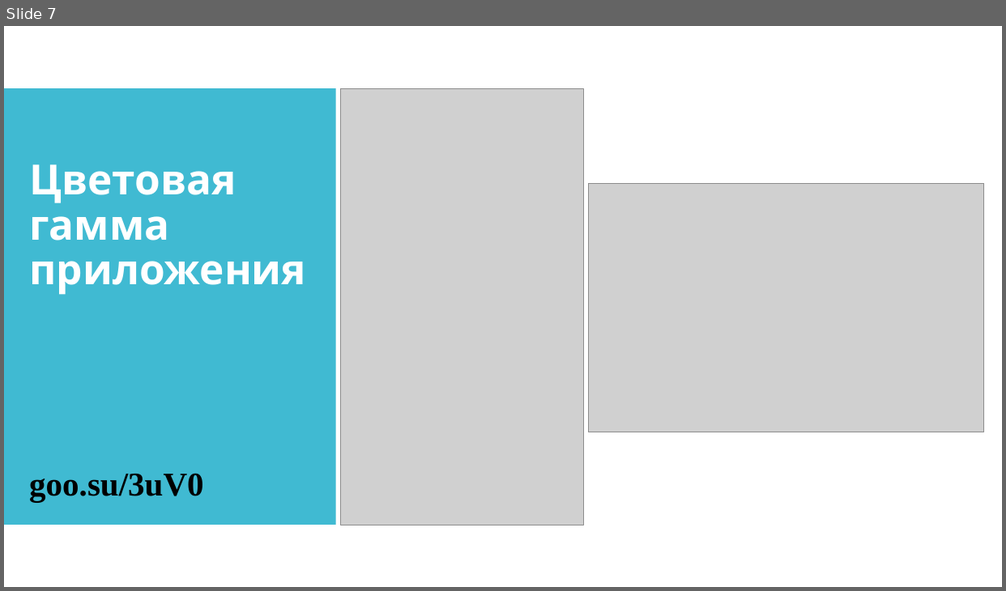
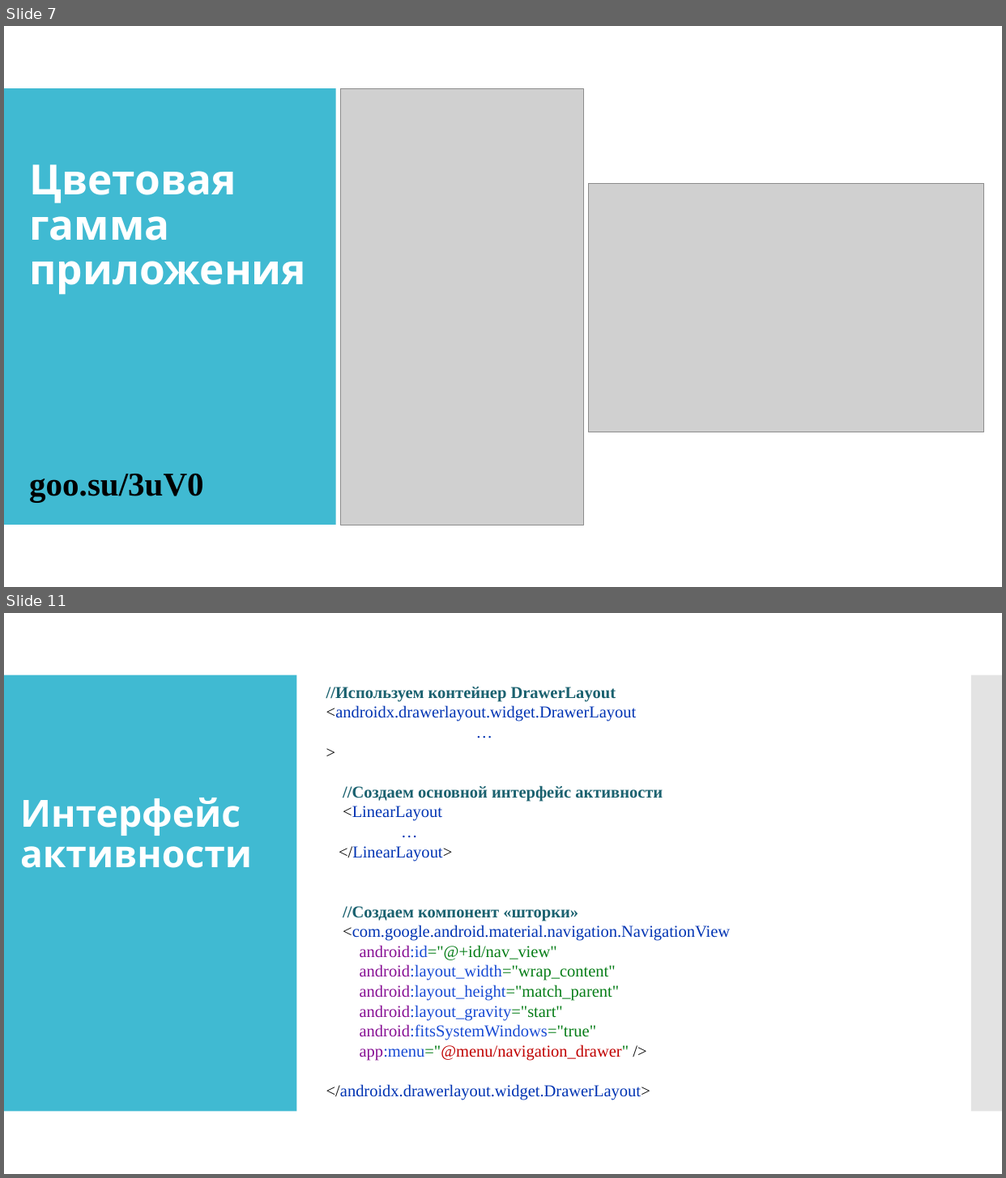
Before and after one commit to IriEfremova/LessonsCube, a slide deck: Android/Lesson17/Дизайн приложения.pptx. Shown one above the other, each under a label of ours: slide 7 before the commit, slides 7 and 11 after it; the slides between them are not shown. The pictures are 1006x591 and 1006x1178 pixels, drawn with LibreOffice and Linux fonts; fonts in the diff are those of the drawing; grey boxes stand for pictures. Boxes give left, top, right and bottom in pixels: in the first picture for what was removed or moved away, otherwise in the second. Text is boxed around its words. In the diff, an @@ line names an element or a change of style, - is before the commit and + after.

```diff
--- a/Android/Lesson17/Дизайн приложения.pptx
+++ b/Android/Lesson17/Дизайн приложения.pptx
@@ slide 11 added at (4, 613, 1002, 1174), background #FFFFFF; not listed: 2 template elements that a slide beside it also shows @@
@@ rectangle added at (4, 613, 1002, 1174), fill #FFFFFF @@
@@ rectangle added at (4, 675, 296, 1112), fill #40BAD2 @@
@@ rectangle added at (971, 675, 1002, 1112), fill #C8C8C8 at 50% opacity @@
@@ text added at (326, 687, 730, 1101), 16 pt, text #0033B3 @@
+//Используем контейнер DrawerLayout
+<androidx.drawerlayout.widget.DrawerLayout
+…
+>
+//Создаем основной интерфейс активности
+<LinearLayout
+…
+</LinearLayout>
+//Создаем компонент «шторки»
+<com.google.android.material.navigation.NavigationView
+android:id="@+id/nav_view"
+android:layout_width="wrap_content"
+android:layout_height="match_parent"
+android:layout_gravity="start"
+android:fitsSystemWindows="true"
+app:menu="@menu/navigation_drawer" />
+</androidx.drawerlayout.widget.DrawerLayout>
@@ text added at (20, 798, 252, 868), 36 pt, text #FFFFFF, bold @@
+Интерфейс активности
```
Also in this commit, not shown: 1 slide changed, 4 other slides added, 1 other file.
